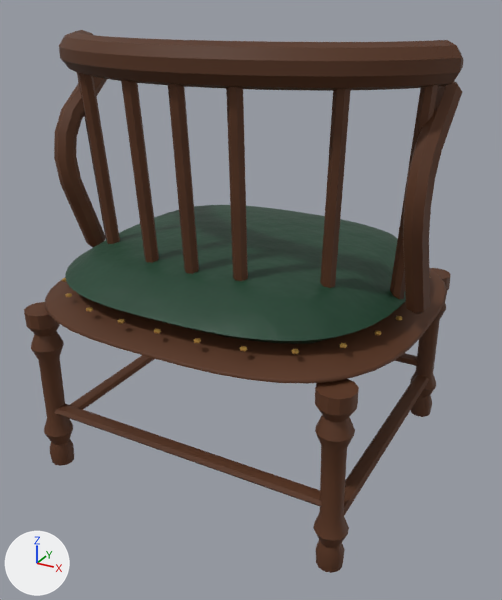
Renders of the Blender file assets/models/source/furniture/chair_da.blend from each side of a commit.
One viewpoint serves both versions: a 50 mm camera at (0.415, -0.766, 0.593) aimed at (0.01, -0.03, 0.225). The axes (+X, +Y, +Z) are drawn at lower left. The lights are the same throughout. The first picture is the older version.

Names of what the first picture shows: 'Beine', 'Lehne', 'Sitzpolster', 'Sitzrahmen', 'Streben' and 1 more.
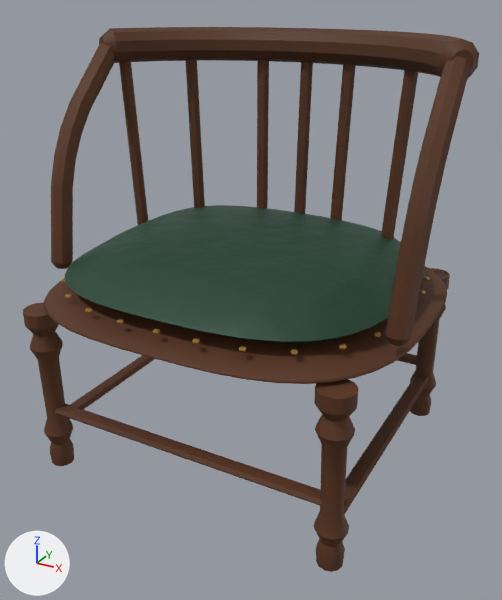
The edits, one by one:
me_lehne is used by ob_lehne; location (0.0, 0.0, 0.0).
me_lehne had 642 vertices, 587 faces and spanned x -0.256..0.249, y -0.183..0.009, z 0.26..0.553.
me_lehne now has 642 vertices, 587 faces and spans x -0.256..0.25, y -0.127..0.177, z 0.252..0.552.
me_lehne part 1: the loose piece of 320 vertices spanning x -0.256..0.249, y -0.183..-0.013, z 0.508..0.553 is multiplied about its middle by the matrix ((-1.003, 0.013, -0.011), (0.002, -0.994, -0.006), (-0.001, 0.002, 1.01)), then moved by (-0.001, 0.19, -0.001).
me_lehne part 2: the loose piece of 14 vertices spanning x -0.237..-0.201, y -0.056..-0.031, z 0.27..0.52 is multiplied about its middle by the matrix ((0.989, -0.009, 0.147), (-0.001, 0.998, 0.061), (-0.147, -0.061, 0.987)), then moved by (0.434, 0.081, -0.001).
me_lehne part 3: the loose piece of 14 vertices spanning x -0.171..-0.141, y -0.125..-0.095, z 0.271..0.521 is multiplied about its middle by the matrix ((0.995, -0.009, 0.104), (-0.002, 0.995, 0.104), (-0.104, -0.103, 0.989)), then moved by (0.308, 0.213, -0.001).
me_lehne part 4: the loose piece of 14 vertices spanning x -0.076..-0.053, y -0.165..-0.132, z 0.27..0.521 is multiplied about its middle by the matrix ((0.999, -0.003, 0.043), (-0.003, 0.992, 0.126), (-0.043, -0.126, 0.991)), then moved by (0.124, 0.29, -0.001).
me_lehne part 5: the loose piece of 14 vertices spanning x -0.012..0.007, y -0.171..-0.138, z 0.27..0.521 is turned -7.4 degrees about the x axis through its middle, then moved by (0.0, 0.303, -0.001).
me_lehne part 6: the loose piece of 14 vertices spanning x 0.05..0.069, y -0.164..-0.131, z 0.271..0.521 is multiplied about its middle by the matrix ((0.999, 0.005, -0.041), (0.0, 0.993, 0.122), (0.042, -0.122, 0.992)), then moved by (-0.124, 0.29, -0.001).
me_lehne part 7: the loose piece of 14 vertices spanning x 0.138..0.165, y -0.124..-0.094, z 0.271..0.521 is multiplied about its middle by the matrix ((0.994, 0.008, -0.105), (0.002, 0.995, 0.096), (0.105, -0.096, 0.99)), then moved by (-0.308, 0.213, -0.002).
me_lehne part 8: the loose piece of 14 vertices spanning x 0.198..0.231, y -0.055..-0.031, z 0.271..0.521 is multiplied about its middle by the matrix ((0.999, 0.006, -0.147), (0.002, 1.008, 0.056), (0.147, -0.055, 0.998)), then moved by (-0.435, 0.081, -0.002).
me_lehne part 9: 112 of 642 vertices moved; they spanned x -0.252..-0.222, y -0.099..0.009, z 0.26..0.511 and now span x -0.255..-0.223, y -0.127..0.032, z 0.252..0.537; mean shift (-0.002, -0.011, 0.005); largest move (-0.236, -0.032, 0.266) -> (-0.237, -0.107, 0.252).
me_lehne part 10: 112 of 642 vertices moved; they spanned x 0.217..0.246, y -0.099..0.009, z 0.261..0.512 and now span x 0.218..0.25, y -0.127..0.032, z 0.252..0.536; mean shift (0.002, -0.012, 0.005); largest move (0.232, -0.032, 0.266) -> (0.232, -0.107, 0.252).

Changed parts and their boxes [x1, y1, x2, y2] in the pictures (502 x 600 px; the box of a moved part takes in the faces that stretch with it):
'Lehne', reshaped (12% taller): before [54, 30, 463, 314]; after [51, 27, 479, 346]
part 1 of me_lehne, moved or reshaped: before [59, 30, 463, 91]; after [99, 27, 479, 79]
part 2 of me_lehne, moved or reshaped (mostly hidden): before [77, 72, 107, 240]; after [422, 228, 432, 276]
part 3 of me_lehne, moved or reshaped: before [78, 72, 120, 244]; after [381, 69, 418, 239]
part 4 of me_lehne, moved or reshaped: before [121, 80, 159, 263]; after [330, 64, 356, 220]
part 5 of me_lehne, moved or reshaped: before [168, 84, 199, 274]; after [294, 61, 313, 214]
part 6 of me_lehne, moved or reshaped: before [226, 87, 248, 281]; after [257, 60, 269, 208]
part 7 of me_lehne, moved or reshaped: before [320, 89, 351, 288]; after [186, 59, 205, 208]
part 8 of me_lehne, moved or reshaped: before [390, 85, 438, 299]; after [119, 61, 148, 225]
part 9 of me_lehne, moved or reshaped: before [54, 76, 107, 247]; after [51, 42, 115, 269]
part 10 of me_lehne, moved or reshaped: before [403, 81, 462, 314]; after [385, 56, 470, 346]
